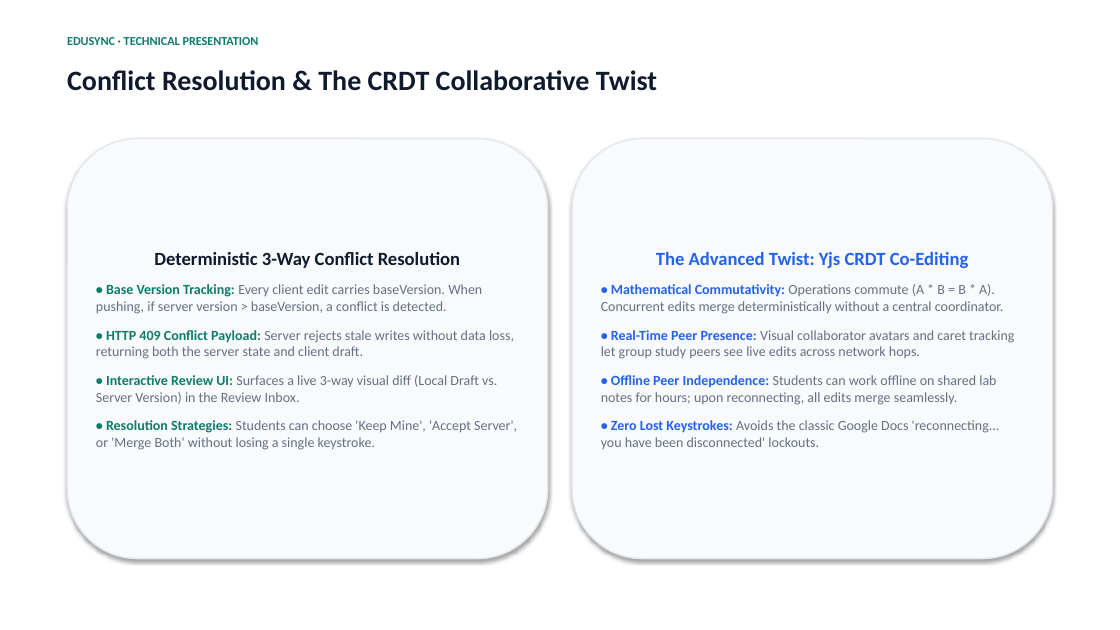
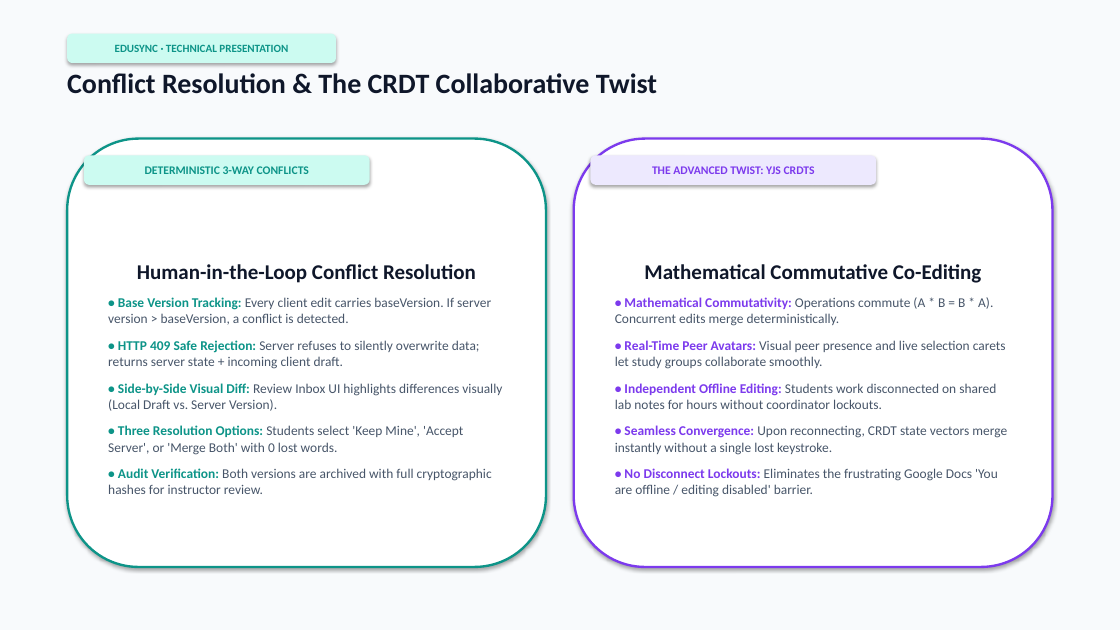
Before and after one commit to blank-0007/edusync, a slide deck: slide 6 of assets/EduSync-Presentation.pptx. Drawn at 1120x630 pixels with LibreOffice and Linux fonts; fonts in the diff are those of the drawing. Boxes give left, top, right and bottom in pixels: in the first picture for what was removed or moved away, otherwise in the second. Text is boxed around its words. In the diff, an @@ line names an element or a change of style, - is before the commit and + after.

```diff
--- a/assets/EduSync-Presentation.pptx
+++ b/assets/EduSync-Presentation.pptx
@@ rectangle added at [0,0,1120,630], fill #F8FAFC @@
@@ rounded rectangle "EDUSYNC · TECHNICAL PRESENTATION": place and size @@
-rounded rectangle "EDUSYNC · TECHNICAL PRESENTATION" at [67,37,259,45]
+rounded rectangle "EDUSYNC · TECHNICAL PRESENTATION" at [67,34,336,63]
@@ rounded rectangle "EDUSYNC · TECHNICAL PRESENTATION" at [67,34,336,63]: size 10.5 to 9.5 pt, text colour #0E7C6B to #0D9488; alignment left to centre; vertical alignment top to middle; fill none to #CCFBF1; shadow on @@
@@ text "Conflict Resolution & The CRDT ..." at [67,73,657,94]: text colour #0F1B2D to #0F172A @@
@@ rounded rectangle "Human-in-the-Loop Conflict Resolution": place and size @@
-rounded rectangle "Human-in-the-Loop Conflict Resolution" at [67,139,548,559]
+rounded rectangle "Human-in-the-Loop Conflict Resolution" at [67,139,546,567]
@@ rounded rectangle "Human-in-the-Loop Conflict Resolution" at [67,139,546,567]: fill #F8FAFC to #FFFFFF; outline #E4E7EC 1.2 pt to #0D9488 2 pt @@
@@ rounded rectangle "Mathematical Commutative Co-Editing": place and size @@
-rounded rectangle "Mathematical Commutative Co-Editing" at [572,139,1053,559]
+rounded rectangle "Mathematical Commutative Co-Editing" at [574,139,1053,567]
@@ rounded rectangle "Mathematical Commutative Co-Editing" at [574,139,1053,567]: fill #F8FAFC to #FFFFFF; outline #E4E7EC 1.2 pt to #7C3AED 2 pt @@
@@ rounded rectangle added at [84,155,370,185], fill #CCFBF1, 10 pt, text #0D9488, bold @@
+DETERMINISTIC 3-WAY CONFLICTS
@@ rounded rectangle added at [591,155,876,185], fill #EDE9FE, 10 pt, text #7C3AED, bold @@
+THE ADVANCED TWIST: YJS CRDTS
@@ text in rounded rectangle at [108,264,502,494]: text changed; size 12 to 11.5 pt; text colour #667085 to #475569 @@
-Deterministic 3-Way Conflict Resolution
-• Base Version Tracking: Every client edit carries baseVersion. When pushing, if server version > baseVersion, a conflict is detected.
-• HTTP 409 Conflict Payload: Server rejects stale writes without data loss, returning both the server state and client draft.
-• Interactive Review UI: Surfaces a live 3-way visual diff (Local Draft vs. Server Version) in the Review Inbox.
-• Resolution Strategies: Students can choose 'Keep Mine', 'Accept Server', or 'Merge Both' without losing a single keystroke.
+Human-in-the-Loop Conflict Resolution
+• Base Version Tracking: Every client edit carries baseVersion. If server version > baseVersion, a conflict is detected.
+• HTTP 409 Safe Rejection: Server refuses to silently overwrite data; returns server state + incoming client draft.
+• Side-by-Side Visual Diff: Review Inbox UI highlights differences visually (Local Draft vs. Server Version).
+• Three Resolution Options: Students select 'Keep Mine', 'Accept Server', or 'Merge Both' with 0 lost words.
+• Audit Verification: Both versions are archived with full cryptographic hashes for instructor review.
@@ text in rounded rectangle at [615,264,1007,497]: text changed; size 12 to 11.5 pt; text colour #667085 to #475569 @@
-The Advanced Twist: Yjs CRDT Co-Editing
-• Mathematical Commutativity: Operations commute (A * B = B * A). Concurrent edits merge deterministically without a central coordinator.
-• Real-Time Peer Presence: Visual collaborator avatars and caret tracking let group study peers see live edits across network hops.
-• Offline Peer Independence: Students can work offline on shared lab notes for hours; upon reconnecting, all edits merge seamlessly.
-• Zero Lost Keystrokes: Avoids the classic Google Docs 'reconnecting... you have been disconnected' lockouts.
+Mathematical Commutative Co-Editing
+• Mathematical Commutativity: Operations commute (A * B = B * A). Concurrent edits merge deterministically.
+• Real-Time Peer Avatars: Visual peer presence and live selection carets let study groups collaborate smoothly.
+• Independent Offline Editing: Students work disconnected on shared lab notes for hours without coordinator lockouts.
+• Seamless Convergence: Upon reconnecting, CRDT state vectors merge instantly without a single lost keystroke.
+• No Disconnect Lockouts: Eliminates the frustrating Google Docs 'You are offline / editing disabled' barrier.
```
Also in this commit, not shown: 6 other slides changed, 2 slides added, 2 slides removed, 7 other files.
